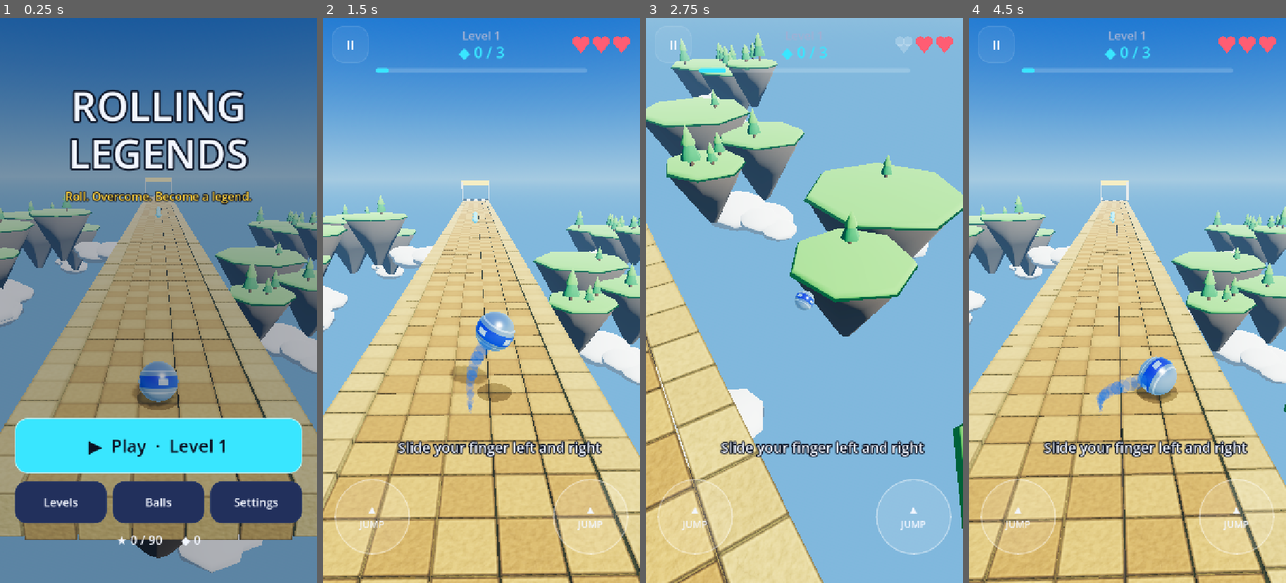
Above: before the commit, frames 1-4 (left to right).
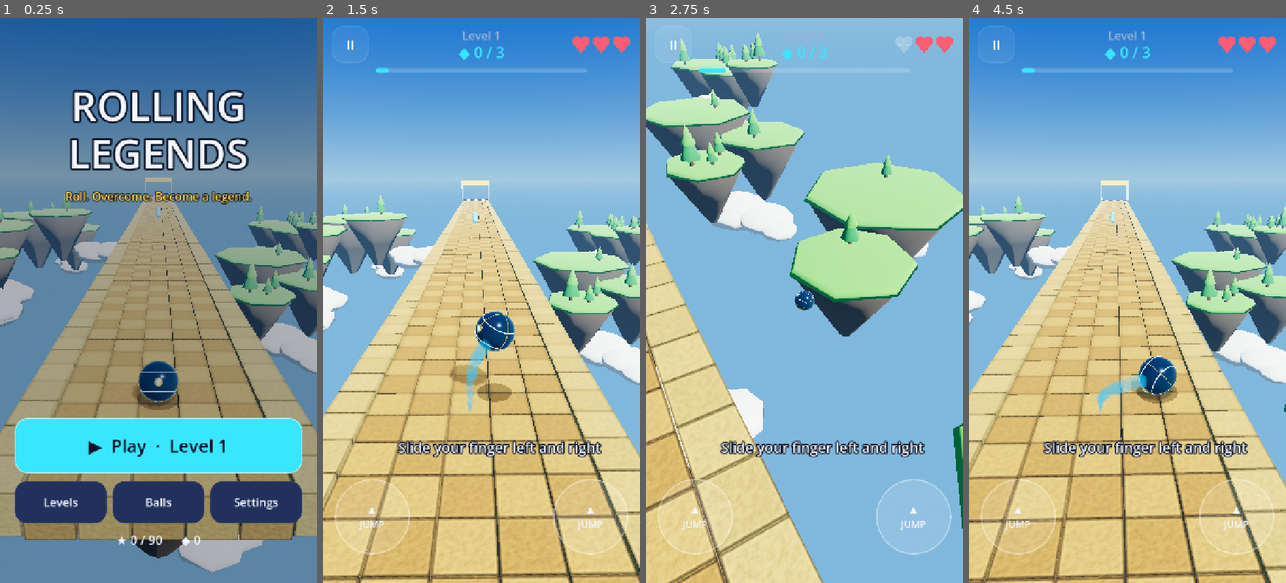
Above: after the commit, the same moments.

Repository: Shokhjakhon05/rolling-legends
Game: Godot game, scene res://scenes/main.tscn
Same seed, same stepped clock (60 frames per second), same inputs: the game is played once before the commit and once after it.
Inputs (mouse positions are in pixels of both pictures, inside the frame that each line leads up to):
- Up to frame 1 (0.25 s): no input
- Up to frame 2 (1.5 s): click "▶ Play · Level 1" at 0.5 s; tap Enter (ui_accept) at 1.25 s; move the mouse to (551, 272) at 1.27 s; hold Right (ui_right) from 1.28 s (still down); click (551, 272) at 1.42 s
- Up to frame 3 (2.75 s): tap Enter (ui_accept) at 1.52 s; release Right (ui_right) at 2 s; drag from (741, 328) to (788, 413) at 2.02 s
- Up to frame 4 (4.5 s): click "II" at 2.75 s; click "Restart" at 3.5 s; move the mouse to (1159, 176) at 4.27 s; hold Right (ui_right) from 4.28 s (still down)

The runs differ from the first frame. In frame 1, 0.7% of the frame differs, in the area x 42-57%, y 60-68%; in frame 2, 1.0%, in the area x 39-61%, y 51-70%; in frame 3, 0.2%; in frame 4, 0.9%.

Commit message:
0.3.0: the owner's hero ball (Higgsfield 3D Jutsu GLB) as the default skin; Higgsfield image tool
Co-Authored-By: Claude Opus 5.5 <noreply@anthropic.com>

Diff:
--- a/project.godot
+++ b/project.godot
@@ -11,7 +11,7 @@
 [application]
 
 config/name="Rolling Legends"
-config/version="0.2.0"
+config/version="0.3.0"
 run/main_scene="res://scenes/main.tscn"
 config/quit_on_go_back=false
 config/features=PackedStringArray("4.6", "GL Compatibility")
--- a/scripts/game/skins.gd
+++ b/scripts/game/skins.gd
@@ -3,7 +3,10 @@
 ## studs, shells and cores make that ball its own design.
 extends RefCounted
 
+const HERO_MODEL := "res://assets/models/hero_ball.glb"
+
 const INFO := {
+	"legend": {"a": Color("0a1626"), "b": Color("18b8ff"), "metal": 0.5, "rough": 0.22, "glow": 0.0},
 	"classic": {"a": Color("aeb9c8"), "b": Color("1668f0"), "metal": 0.85, "rough": 0.22, "glow": 0.0},
 	"neon_pulse": {"a": Color("131a30"), "b": Color("22e6ff"), "metal": 0.6, "rough": 0.35, "glow": 1.6},
 	"gold_core": {"a": Color("f5b82e"), "b": Color("5a3410"), "metal": 0.95, "rough": 0.22, "glow": 0.0},
@@ -143,9 +146,69 @@
 	parent.add_child(n)
 	return n
 
+## The owner's hero ball, modelled in Higgsfield 3D Jutsu. The file is a whole preview scene:
+## the floor, pedestal, camera and lights are dropped, and the ball is scaled so that its body
+## has the game's radius.
+static func _hero() -> Node3D:
+	if not ResourceLoader.exists(HERO_MODEL):
+		return null
+	var scene: PackedScene = load(HERO_MODEL)
+	if scene == null:
+		return null
+	var model: Node3D = scene.instantiate()
+	var body: MeshInstance3D = null
+	for n in model.find_children("*", "", true, false):
+		var name := String(n.name)
+		if name.begins_with("PREVIEW") or name.begins_with("CAM") or name.begins_with("LGT") or n is Light3D or n is Camera3D:
+			n.get_parent().remove_child(n)
+			n.queue_free()
+		elif n is MeshInstance3D:
+			if name.begins_with("HERO"):
+				body = n
+			_tame(n)
+	if body == null:
+		model.queue_free()
+		return null
+	# Centre on the body and bring it to the game's radius.
+	var box: AABB = body.get_aabb()
+	var to_root := body.transform
+	var p: Node = body.get_parent()
+	while p != null and p != model:
+		to_root = (p as Node3D).transform * to_root
+		p = p.get_parent()
+	var centre: Vector3 = to_root * box.get_center()
+	var radius: float = (to_root.basis * box.size).length() / sqrt(3.0) * 0.5
+	var k := R / maxf(radius, 0.001)
+	var holder := Node3D.new()
+	holder.add_child(model)
+	model.position = -centre * k
+	model.scale = Vector3.ONE * k
+	return holder
+
+## Mirror-dark metal only shows the bright sky; keep the model's colours as its author saw them.
+static func _tame(mesh: MeshInstance3D) -> void:
+	for i in mesh.mesh.get_surface_count():
+		var src := mesh.mesh.surface_get_material(i)
+		if src is StandardMaterial3D:
+			var m: StandardMaterial3D = src.duplicate()
+			if m.albedo_color.get_luminance() < 0.2:
+				m.metallic = minf(m.metallic, 0.35)
+				m.metallic_specular = 0.3
+				m.clearcoat_enabled = true
+				m.clearcoat = 0.5
+				m.clearcoat_roughness = 0.1
+			if m.emission_enabled:
+				m.emission_energy_multiplier = minf(m.emission_energy_multiplier, 1.3)
+			mesh.set_surface_override_material(i, m)
+
 ## The whole ball as a node; rotate it and everything rolls together.
 static func build(id: String) -> Node3D:
 	var root := Node3D.new()
+	if id == "legend":
+		var hero := _hero()
+		if hero != null:
+			root.add_child(hero)
+			return root
 	match id:
 		"gold_core":      # Solar Gold: polished gold, bronze hoops, bright studs at the poles
 			# Not a pure mirror: under a blue sky mirrored gold turns green.
--- a/scripts/services/loc.gd
+++ b/scripts/services/loc.gd
@@ -41,6 +41,7 @@
 	"jump": ["ПРЫЖОК", "JUMP", "SAKRASH"],
 	"hint_checkpoint": ["Кольцо — точка возврата", "The ring is your checkpoint", "Halqa — qaytish nuqtasi"],
 	"checkpoint": ["Чекпоинт!", "Checkpoint!", "Nazorat nuqtasi!"],
+	"skin_legend": ["Легенда", "Legend", "Afsona"],
 	"skin_classic": ["Классика", "Classic", "Klassik"],
 	"skin_neon_pulse": ["Неоновый реактор", "Neon Reactor", "Neon reaktor"],
 	"skin_gold_core": ["Солнечное золото", "Solar Gold", "Quyosh oltini"],
--- a/scripts/services/progress.gd
+++ b/scripts/services/progress.gd
@@ -8,6 +8,7 @@
 const VERSION := 1
 
 const SKINS := [
+	{"id": "legend", "price": 0},
 	{"id": "classic", "price": 0},
 	{"id": "neon_pulse", "price": 0, "need_level": 10},
 	{"id": "gold_core", "price": 150},
@@ -19,8 +20,8 @@
 var stars := {}            # level number (as text) -> best stars
 var best_time := {}        # level number (as text) -> best time, seconds
 var crystals := 0          # wallet
-var owned: Array = ["classic"]
-var skin := "classic"
+var owned: Array = ["legend", "classic"]
+var skin := "legend"
 var sound := true
 var music := true
 var vibration := true
@@ -49,9 +50,13 @@
 	owned = o if o is Array and not o.is_empty() else ["classic"]
 	if not owned.has("classic"):
 		owned.append("classic")
-	skin = str(data.get("skin", "classic"))
+	skin = str(data.get("skin", "legend"))
+	# The hero ball arrived in 0.3: everyone gets it, and it is put on once.
+	if not owned.has("legend"):
+		owned.append("legend")
+		skin = "legend"
 	if not owned.has(skin):
-		skin = "classic"
+		skin = "legend"
 	sound = bool(data.get("sound", true))
 	music = bool(data.get("music", true))
 	vibration = bool(data.get("vibration", true))
Binary file added: assets/models/hero_ball.glb
Not shown, added: assets/models/hero_ball.glb.import
Not shown, changed: .gitignore
Not shown, added: tool/art/hf_gen.py
